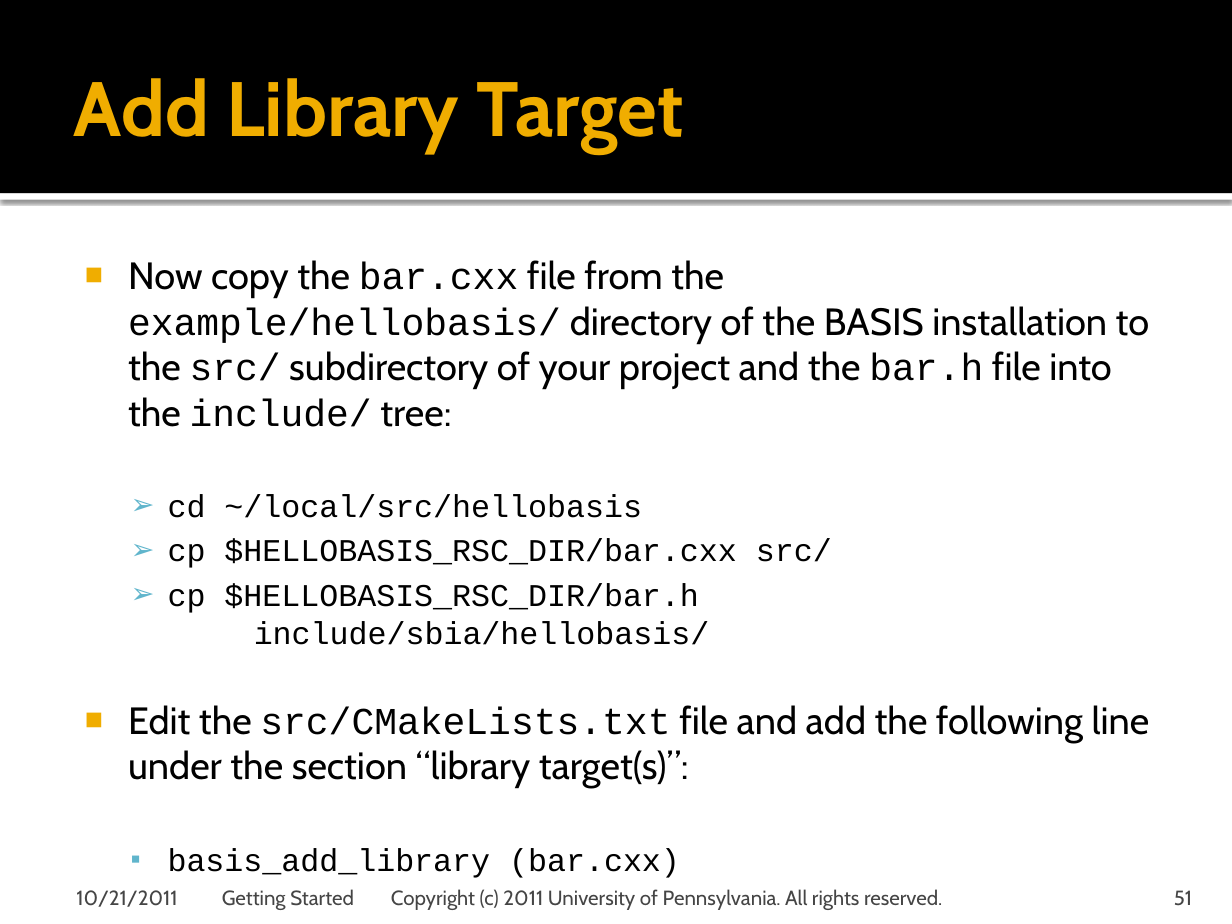
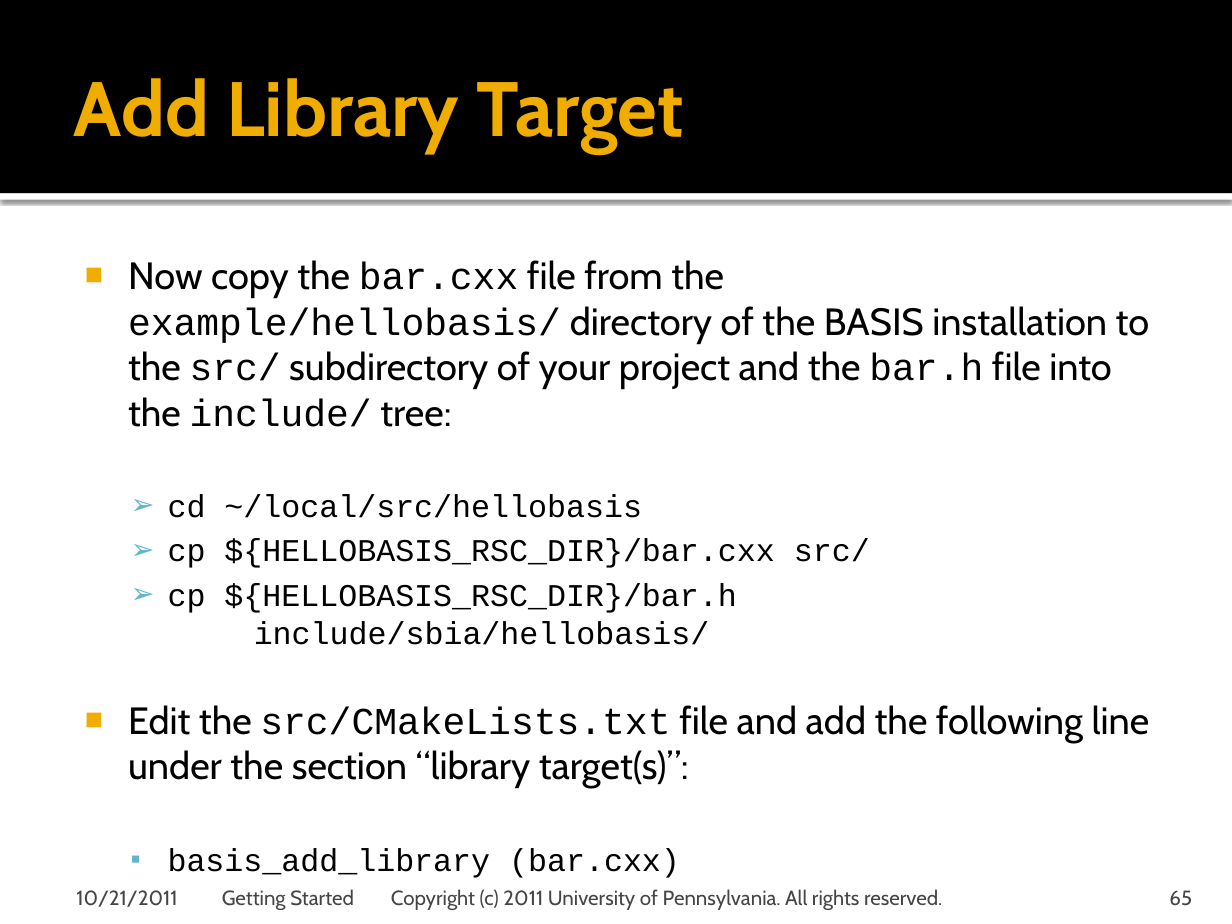
Before and after one commit to cmake-basis/legacy, a slide deck: slide 65 of doc/tutorials/BASIS Tutorial - 02 Getting Started.pptx (slide 51 before the commit). Drawn at 1232x924 pixels with LibreOffice and Linux fonts; fonts in the diff are those of the drawing; background and template pictures are left out. Boxes give left, top, right and bottom in pixels: in the first picture for what was removed or moved away, otherwise in the second. Text is boxed around its words. In the diff, an @@ line names an element or a change of style, - is before the commit and + after.

```diff
--- a/doc/tutorials/BASIS Tutorial - 02 Getting Started.pptx
+++ b/doc/tutorials/BASIS Tutorial - 02 Getting Started.pptx
@@ text at (168, 539, 870, 645): text changed @@
-  ➢ cp $HELLOBASIS_RSC_DIR/bar.cxx src/
-  ➢ cp $HELLOBASIS_RSC_DIR/bar.h
-    include/sbia/hellobasis/
+  ➢ cp ${HELLOBASIS_RSC_DIR}/bar.cxx src/
+  ➢ cp ${HELLOBASIS_RSC_DIR}/bar.h
+    include/sbia/hellobasis/
@@ page number at (1169, 890, 1192, 906): text changed @@
-51
+65
```
Also in this commit, not shown: 9 other slides changed, 14 slides added, 2 other files.
